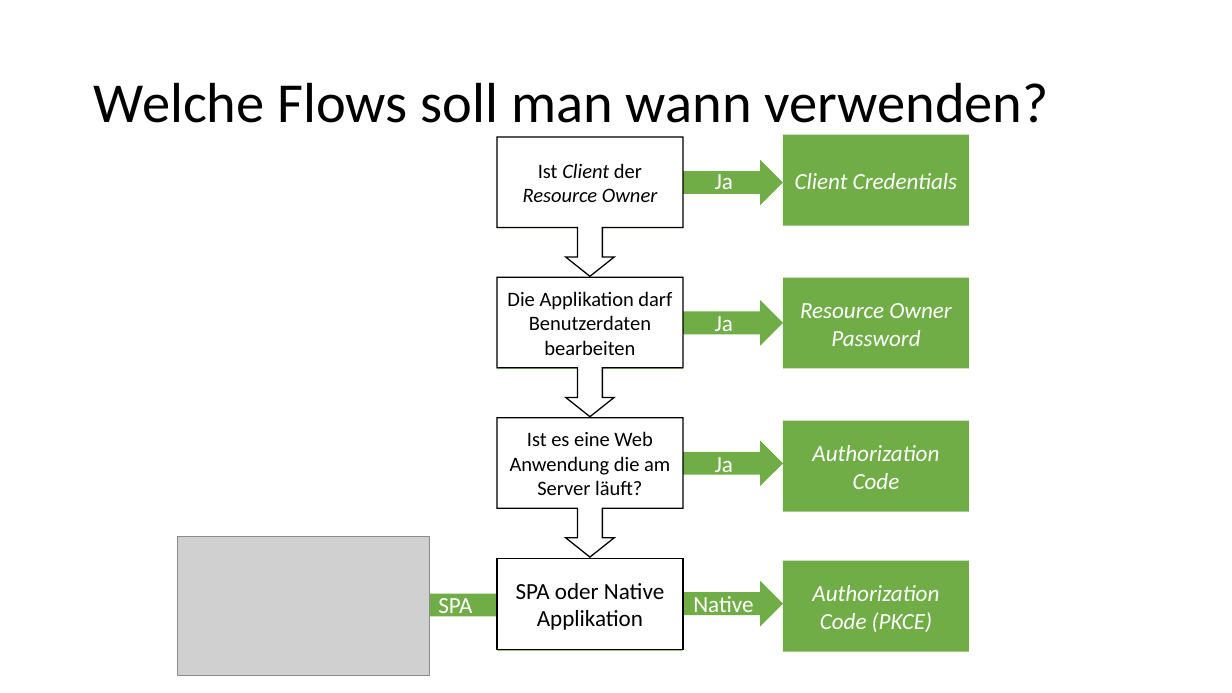
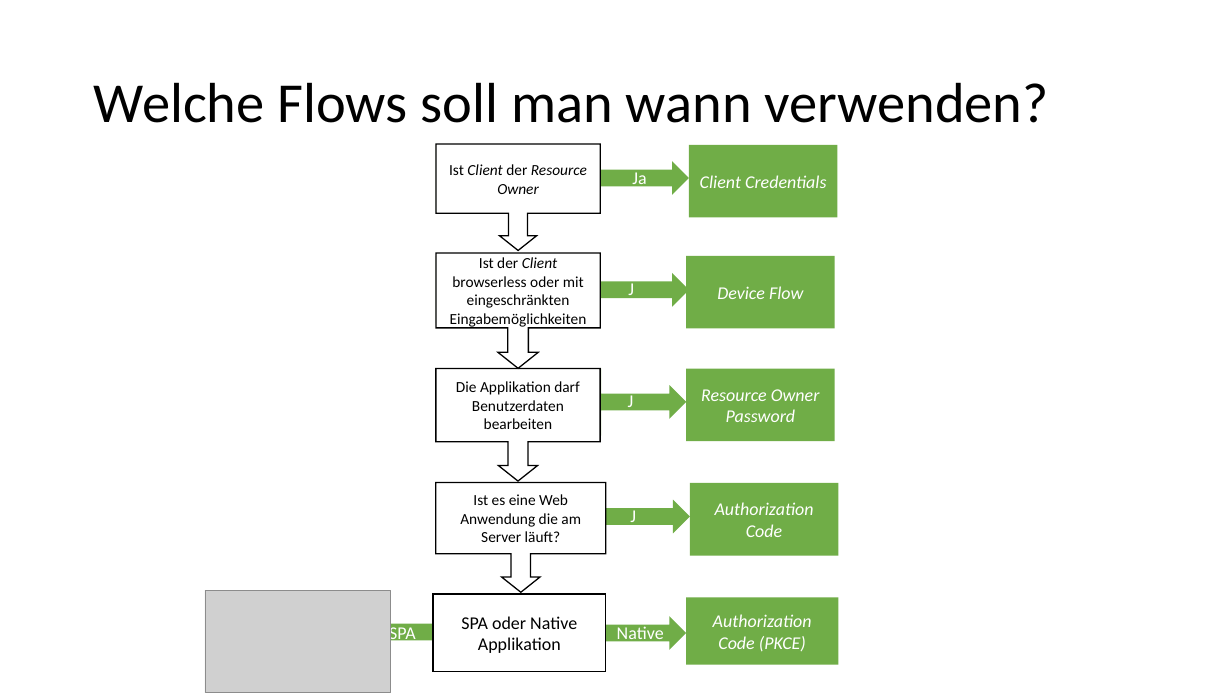
Before and after one commit to kalcik/talks-and-events, a slide deck: slide 40 of oidc-oauth/OpenIDConnect & OAuth.pptx (slide 38 before the commit). Drawn at 1232x693 pixels with LibreOffice and Linux fonts; fonts in the diff are those of the drawing; grey boxes stand for pictures. Boxes give left, top, right and bottom in pixels: in the first picture for what was removed or moved away, otherwise in the second. Text is boxed around its words. In the diff, an @@ line names an element or a change of style, - is before the commit and + after.

```diff
--- a/oidc-oauth/OpenIDConnect & OAuth.pptx
+++ b/oidc-oauth/OpenIDConnect & OAuth.pptx
@@ down arrow callout "Ist Client der Resource Owner": place and size @@
-down arrow callout "Ist Client der Resource Owner" at (497,137,683,276)
+down arrow callout "Ist Client der Resource Owner" at (436,144,601,250)
@@ right arrow callout: place and size @@
-right arrow callout at (497,137,784,228)
+right arrow callout at (436,144,689,213)
@@ rectangle "Client Credentials": place and size @@
-rectangle "Client Credentials" at (783,135,969,226)
+rectangle "Client Credentials" at (689,145,838,218)
@@ text "Ja": place and size @@
-text "Ja" at (715,170,733,196)
+text "Ja" at (632,172,646,190)
@@ right arrow callout added at (436,256,689,323), fill #70AD47 @@
@@ down arrow callout added at (436,253,601,369), fill #FFFFFF, outline #000000 1 pt, 12 pt, text #000000 @@
+Ist der Client browserless oder mit eingeschränkten Eingabemöglichkeiten
@@ rectangle added at (687,256,836,329), fill #70AD47, 14 pt, text #FFFFFF, italic @@
+Device Flow
@@ text added at (619,274,644,297), 14 pt, text #FFFFFF @@
+Ja
@@ size 16 to 12 pt in 3 elements at (436,144,601,250), (436,482,606,592), (436,369,601,482) @@
@@ down arrow callout "Die Applikation darf Benutzerdaten bearbeiten": place and size @@
-down arrow callout "Die Applikation darf Benutzerdaten bearbeiten" at (497,277,683,417)
+down arrow callout "Die Applikation darf Benutzerdaten bearbeiten" at (436,369,601,482)
@@ right arrow callout: place and size @@
-right arrow callout at (497,277,784,369)
+right arrow callout at (444,369,687,436)
@@ text "Ja": place and size @@
-text "Ja" at (715,316,733,338)
+text "Ja" at (619,385,644,409)
@@ size 18 to 14 pt in 10 elements at (632,172,646,190), (389,624,416,644), (433,594,606,672), (689,145,838,218), (617,624,664,644), (687,597,839,665), (622,500,647,523), (690,483,839,556), (619,385,644,409), (687,369,836,442) @@
@@ rectangle "Resource Owner Password": place and size @@
-rectangle "Resource Owner Password" at (783,277,969,368)
+rectangle "Resource Owner Password" at (687,369,836,442)
@@ down arrow callout "Ist es eine Web Anwendung ...": place and size @@
-down arrow callout "Ist es eine Web Anwendung ..." at (497,418,683,557)
+down arrow callout "Ist es eine Web Anwendung ..." at (436,482,606,592)
@@ right arrow callout: place and size @@
-right arrow callout at (497,418,784,509)
+right arrow callout at (440,483,690,551)
@@ text "Ja": place and size @@
-text "Ja" at (715,457,733,478)
+text "Ja" at (622,500,647,523)
@@ rectangle "Authorization Code": place and size @@
-rectangle "Authorization Code" at (783,421,969,511)
+rectangle "Authorization Code" at (690,483,839,556)
@@ picture: place and size @@
-picture at (178,537,431,677)
+picture at (205,591,391,693)
@@ right arrow callout: place and size @@
-right arrow callout at (397,559,684,651)
+right arrow callout at (360,599,570,666)
@@ rectangle "SPA oder Native Applikation": place and size @@
-rectangle "SPA oder Native Applikation" at (497,558,683,649)
+rectangle "SPA oder Native Applikation" at (433,594,606,672)
@@ rectangle "Authorization Code (PKCE)": place and size @@
-rectangle "Authorization Code (PKCE)" at (783,561,969,652)
+rectangle "Authorization Code (PKCE)" at (687,597,839,665)
@@ text "SPA": place and size @@
-text "SPA" at (438,598,472,620)
+text "SPA" at (389,624,416,644)
@@ right arrow callout: place and size @@
-right arrow callout at (497,558,784,650)
+right arrow callout at (444,600,687,667)
@@ text "Native": place and size @@
-text "Native" at (693,596,753,619)
+text "Native" at (617,624,664,644)
```
Also in this commit, not shown: 5 other slides changed, 2 slides added, 7 other files.
